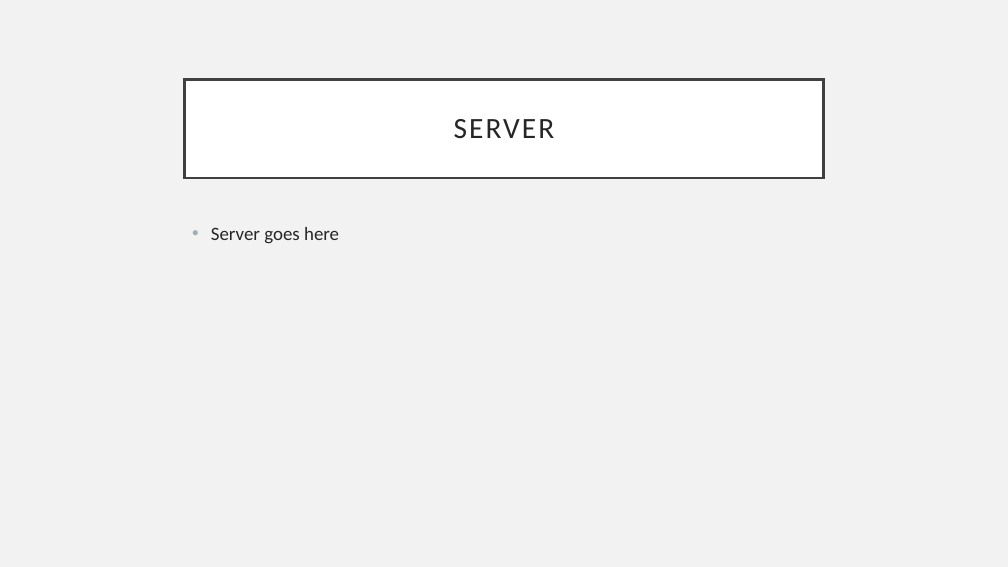
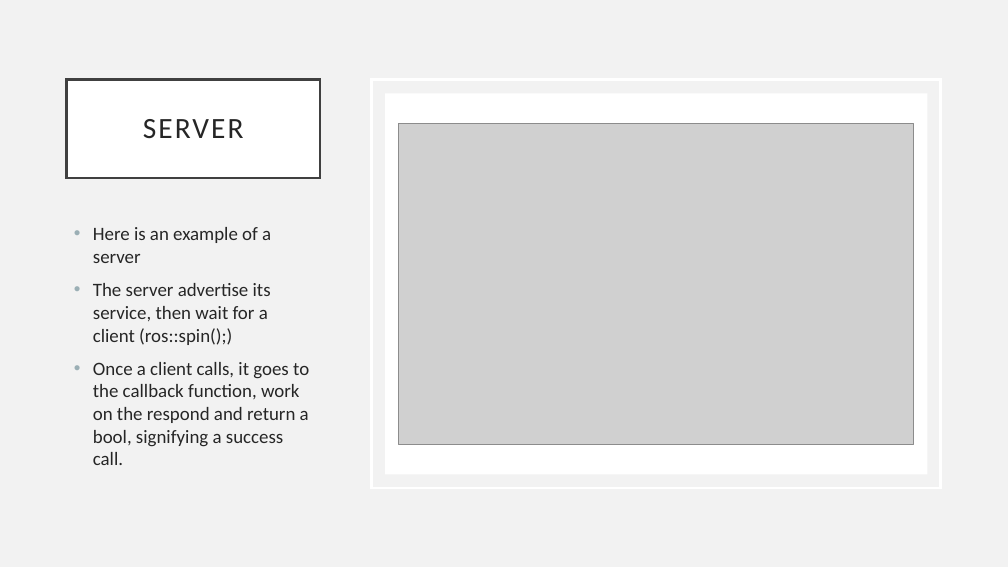
Before and after one commit to fpt-corp/DiRa, a slide deck: slide 6 of Reference/ROS/Working with ROS service.pptx. Drawn at 1008x567 pixels with LibreOffice and Linux fonts; fonts in the diff are those of the drawing; grey boxes stand for pictures. Boxes give left, top, right and bottom in pixels: in the first picture for what was removed or moved away, otherwise in the second. Text is boxed around its words. In the diff, an @@ line names an element or a change of style, - is before the commit and + after.

Commit message:
finish server file + update topic and introduction

```diff
--- a/Reference/ROS/Working with ROS service.pptx
+++ b/Reference/ROS/Working with ROS service.pptx
@@ title "SERVER": place and size @@
-title "SERVER" at [185, 79, 823, 178]
+title "SERVER" at [67, 79, 320, 178]
@@ rectangle added at [371, 79, 941, 488], outline #FFFFFF 2.5 pt @@
@@ rectangle added at [385, 93, 927, 474], fill #FFFFFF @@
@@ picture added at [399, 123, 913, 445] @@
@@ text at [93, 227, 309, 465]: text changed @@
-• Server goes here
+• Here is an example of a server
+• The server advertise its service, then wait for a client (ros::spin();)
+• Once a client calls, it goes to the callback function, work on the respond and return a bool, signifying a success call.
```
Also in this commit, not shown: 3 other slides changed, 1 slide added, 2 other files.
